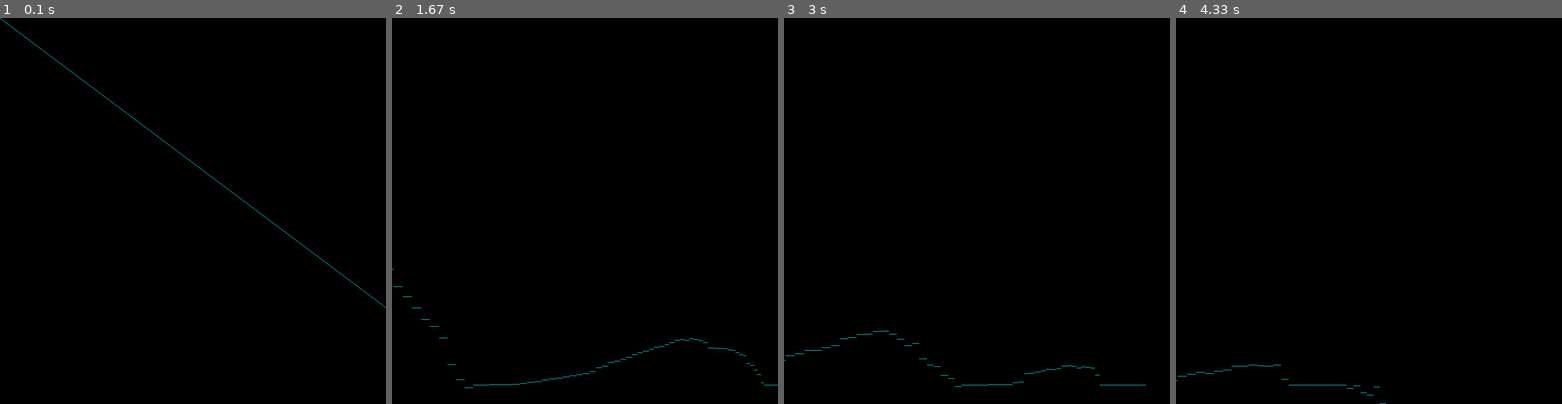
Above: before the commit, frames 1-4 (left to right).
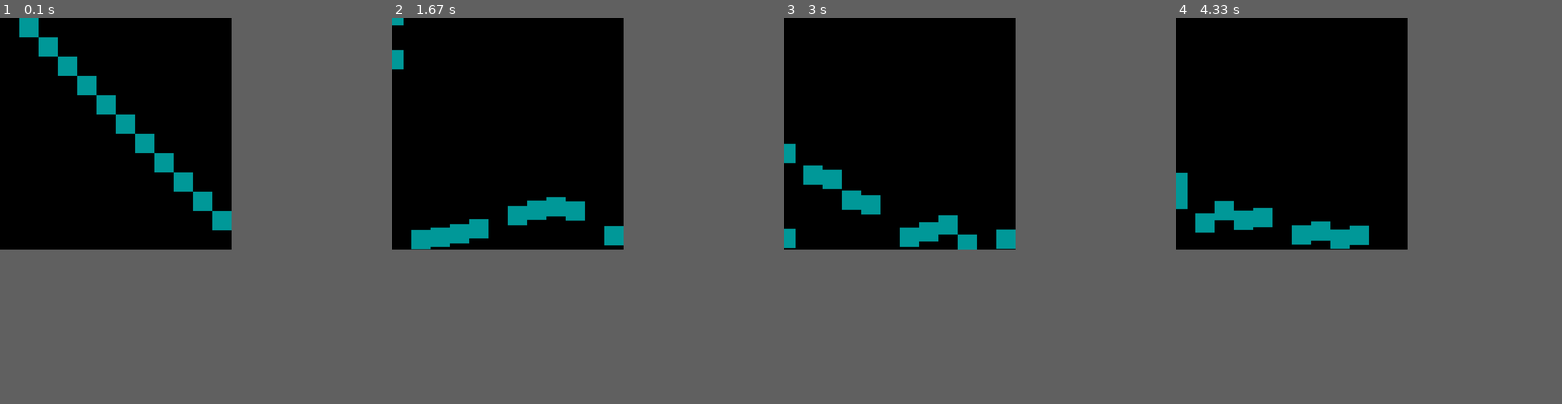
Above: after the commit, the same moments.

Repository: lubiarzm1/Pygame_fun
Game: pygame game, started from gravity.py
The game is run twice, just before and just after one commit, with the same random seed, the same clock (stepped at 60 frames per second) and the same inputs.
Inputs (mouse positions are in pixels of both pictures, inside the frame that each line leads up to):
- Up to frame 1 (0.1 s): no input
- Up to frame 2 (1.67 s): click (500, 145) at 0.38 s; click (507, 149) at 0.72 s; click (434, 99) at 1.05 s; click (592, 214) at 1.38 s
- Up to frame 3 (3 s): click (903, 56) at 1.72 s; click (888, 195) at 2.05 s; click (892, 95) at 2.38 s; click (865, 87) at 2.72 s
- Up to frame 4 (4.33 s): click (1353, 114) at 3.05 s; click (1365, 129) at 3.38 s; click (1341, 91) at 3.72 s; click (1222, 87) at 4.05 s
In our replay, the window is 900x900 before the commit and 540x540 after it. These sizes can differ from the game's own. Grey fills any space a smaller window leaves; there, only what the larger window draws over its background counts as a difference.

The runs differ from the first frame. In frame 1, 3.0% of the frame differs, in the area x 0-100%, y 0-76%; in frame 2, 2.8%; in frame 3, 2.8%; in frame 4, 2.5%.

Commit message:
Update game to old laptop

Diff:
--- a/class_obj.py
+++ b/class_obj.py
@@ -1,6 +1,6 @@
 import pygame
 import sys
-FPS=500.0
+FPS=60.0
 pygame.init()
 pos=list(pygame.mouse.get_pos())
 class obj():
@@ -24,16 +24,16 @@
         self.sigma=-sigma
     ##Initialaizing obj
     def Set_ball(self,x):
-        self.ball=pygame.Rect(x,2,2,2)
+        self.ball=pygame.Rect(x,50,50,50)
     ##Phisic of ball
     def Update(self):
         self.t+=1/FPS
-        if self.ball.y > 950 and self.lock_y == False:
+        if self.ball.y > 550 and self.lock_y == False:
             self.t=0.0
             self.v= self.sigma*self.v
-            self.last_pos=950
+            self.last_pos=550
             self.lock_y = True
-        elif self.ball.y < 950 and self.lock_y == True:
+        elif self.ball.y < 550 and self.lock_y == True:
             self.lock_y = False
             self.t=0.0
         else:
--- a/gravity.py
+++ b/gravity.py
@@ -1,21 +1,21 @@
 import pygame
 import sys
 from class_obj import obj
+from class_obj import FPS
+pygame.init()
+screen=pygame.display.set_mode((600,600))
+delta=0.0
 
-pygame.init()
-screen=pygame.display.set_mode((1000,1000))
-delta=0.0
-FPS=500.0
 clock = pygame.time.Clock()
-count=500
+count=10
 
 #Initialize object
 obj1=[obj()]
 for i in range(count):
     obj1.append(obj())
 for i in range(len(obj1)):
-    obj1[i].Set_param(1,i*1.5,0,0.85)
-    obj1[i].Set_ball(i*2)
+    obj1[i].Set_param(10,i*50,0,0.85)
+    obj1[i].Set_ball(50+i*50)
 ##MAIN
 while True:
 #Ticking
